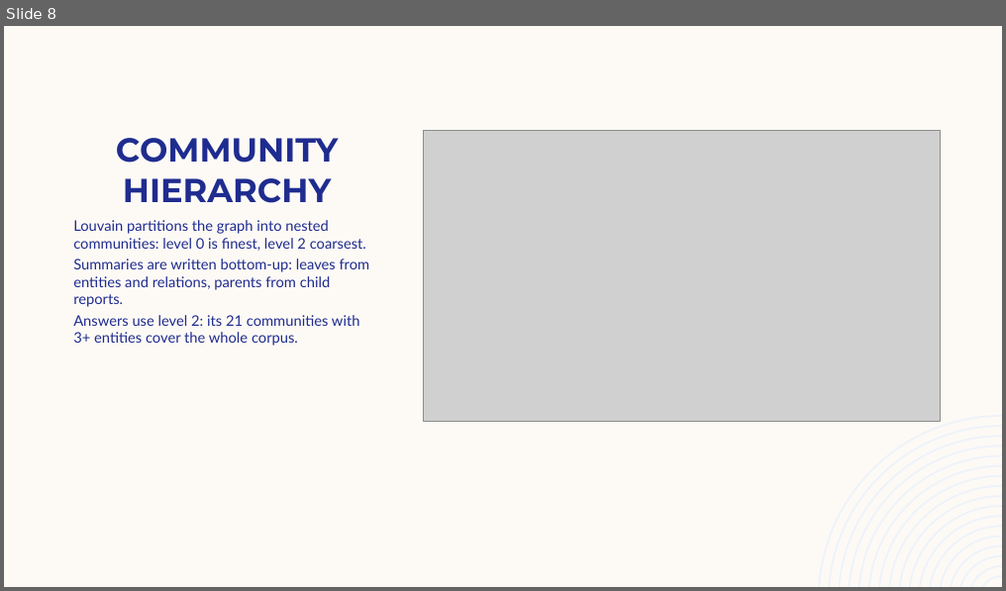
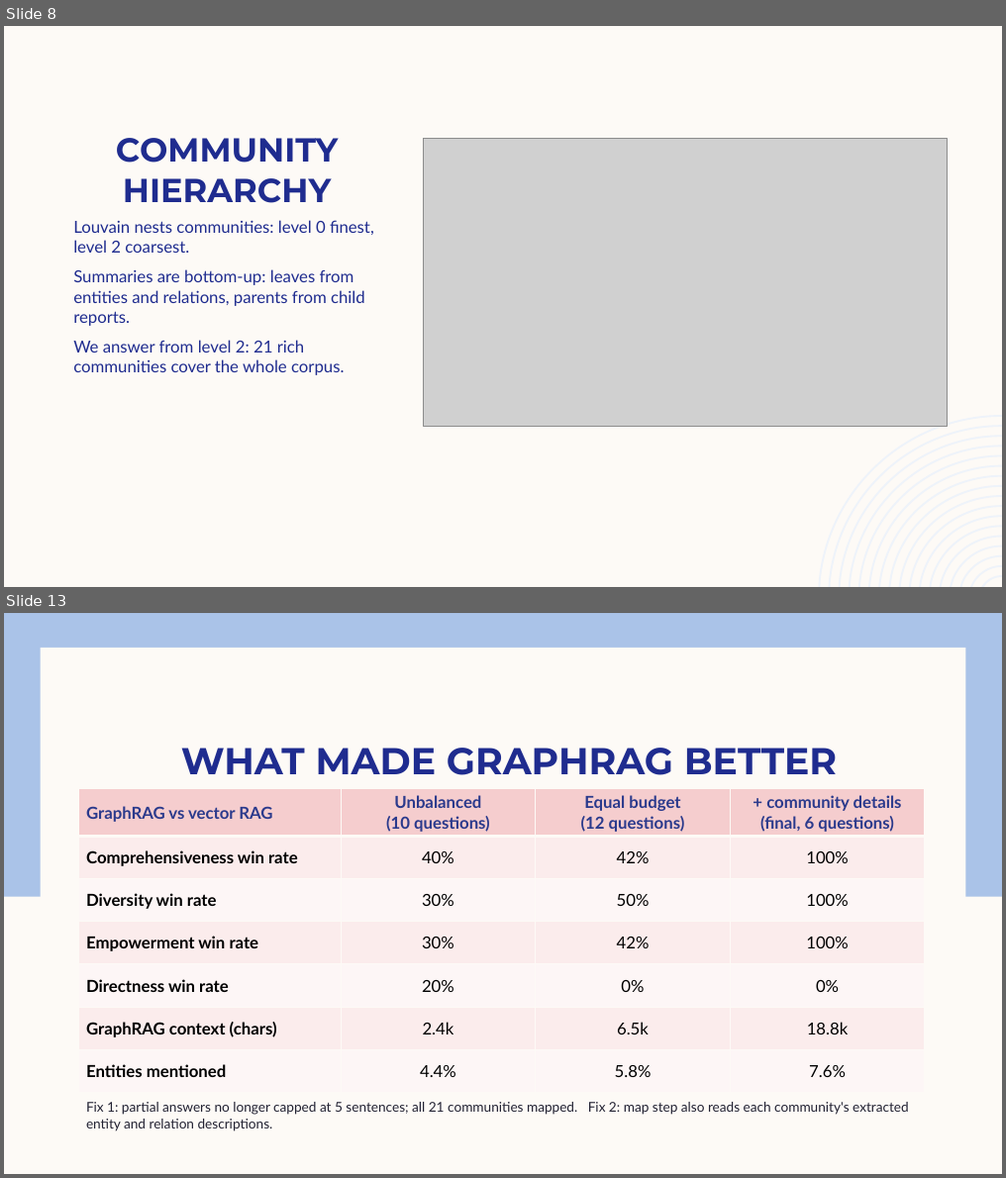
Before and after one commit to Kiki150804/sdm_proj, a slide deck: presentation/GraphRAG_final.pptx. Shown one above the other, each under a label of ours: slide 8 before the commit, slides 8 and 13 after it; the slides between them are not shown. The pictures are 1006x591 and 1006x1178 pixels, drawn with LibreOffice and Linux fonts; fonts in the diff are those of the drawing; grey boxes stand for pictures. Boxes give left, top, right and bottom in pixels: in the first picture for what was removed or moved away, otherwise in the second. Text is boxed around its words. In the diff, an @@ line names an element or a change of style, - is before the commit and + after.

Commit message:
Map step reads community entity/relation details; GraphRAG now beats vector RAG on 3 of 4 criteria; fuller slides

```diff
--- a/presentation/GraphRAG_final.pptx
+++ b/presentation/GraphRAG_final.pptx
@@ slide 13 added at bbox=[4, 613, 1002, 1174], background #FDFAF6 @@
@@ rectangle added at bbox=[4, 613, 1002, 897], fill #AAC3E8 @@
@@ rectangle added at bbox=[40, 648, 965, 1141], fill #FDFAF6 @@
@@ title added at bbox=[181, 748, 837, 775], 36 pt, text #1F2C8F, bold @@
+WHAT MADE GRAPHRAG BETTER
@@ table added at bbox=[79, 789, 925, 1088], 7 rows, 4 columns @@
+GraphRAG vs vector RAG | Unbalanced / (10 questions) | Equal budget / (12 questions) | + community details / (final, 6 questions)
+Comprehensiveness win rate | 40% | 42% | 100%
+Diversity win rate | 30% | 50% | 100%
+Empowerment win rate | 30% | 42% | 100%
+Directness win rate | 20% | 0% | 0%
+GraphRAG context (chars) | 2.4k | 6.5k | 18.8k
+Entities mentioned | 4.4% | 5.8% | 7.6%
@@ text added at bbox=[86, 1102, 909, 1132], 13 pt, text #222233 @@
+Fix 1: partial answers no longer capped at 5 sentences; all 21 communities mapped. Fix 2: map step also reads each community's extracted entity and relation descriptions.
@@ slide 8 changed as well @@
@@ picture: place and size @@
-picture at bbox=[423, 131, 940, 421]
+picture at bbox=[423, 138, 947, 427]
@@ text at bbox=[73, 220, 374, 375]: text changed; size 14 to 16 pt @@
-Louvain partitions the graph into nested communities: level 0 is finest, level 2 coarsest.
-Summaries are written bottom-up: leaves from entities and relations, parents from child reports.
-Answers use level 2: its 21 communities with 3+ entities cover the whole corpus.
+Louvain nests communities: level 0 finest, level 2 coarsest.
+Summaries are bottom-up: leaves from entities and relations, parents from child reports.
+We answer from level 2: 21 rich communities cover the whole corpus.
```
Also in this commit, not shown: 11 other slides changed, 3 other slides added, 4 slides removed, 18 other files.
